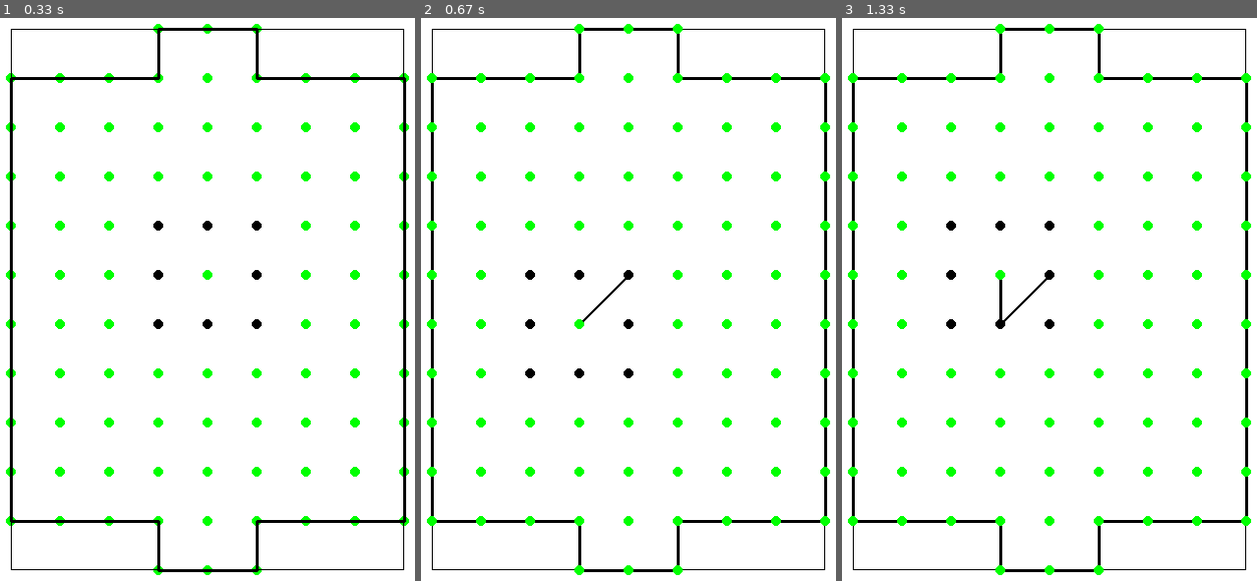
Above: before the commit, frames 1-3 (left to right).
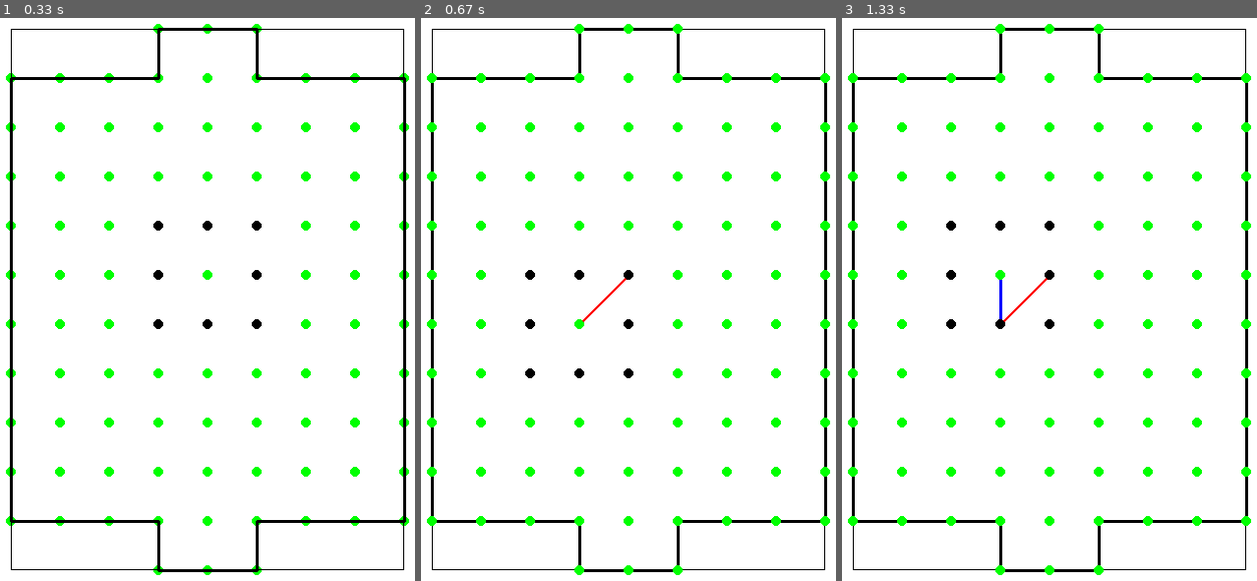
Above: after the commit, the same moments.

Repository: KWeselski/pygame_paper_soccer
Game: pygame game, started from main.py
Two runs of this game, one before a commit and one after it. Both use one fixed random seed, a clock stepped at 60 frames per second and the inputs below.
Inputs (mouse positions are in pixels of both pictures, inside the frame that each line leads up to):
- Up to frame 1 (0.33 s): no input
- Up to frame 2 (0.67 s): click (578, 322) at 0.38 s
- Up to frame 3 (1.33 s): click (1003, 271) at 0.72 s

Frame 1 is identical in both runs. In frame 2, less than 0.1% of the frame differs, in the area x 38-50%, y 46-55%; in frame 3, 0.1%, in the area x 37-50%, y 46-55%.

Commit message:
Add players and turn, Add goals

Diff:
--- a/main.py
+++ b/main.py
@@ -7,14 +7,22 @@
     def draw_point(self,cords,color):
         point = pygame.draw.circle(DISPLAYSURF,color,(cords[0],cords[1]),5)
 
-    def __init__(self,cords=(0,0),checked=False,point_pos=pygame.Rect,pointradius=pygame.Rect):
+    def __init__(self,cords=(0,0),checked=False,point_pos=pygame.Rect,pointradius=pygame.Rect,goalpoint=False):
         self.cords = cords
         self.checked = checked
         self.point_pos = point_pos
         self.point_radius = pointradius
+        self.goalpoint=goalpoint
 
     def __repr__(self):
         return(str(self.cords))
+
+class Player():
+
+    def __init__(self,name,color,turn=False):
+        self.name = name
+        self.color = color
+        self.turn = turn
 
 
 
@@ -48,7 +56,7 @@
 
 POINTS_pos = []
 LINES = []
-
+PLAYERS = []
 
 DISPLAYSURF.fill(WHITE)
 
@@ -62,10 +70,12 @@
     right_side_idx = [y for y in range(86,96)]
     down_side_idx = [9,19,29,40,41,53,65,64,75,85,95]
     up_side_idx = [0,10,20,31,30,42,54,55,66,76,86]
+
     draw_line_in_court(left_side_idx)
     draw_line_in_court(right_side_idx)
     draw_line_unsorted_in_court(up_side_idx)
     draw_line_unsorted_in_court(down_side_idx)
+
 
 def draw_line_unsorted_in_court(list_):
     points_in = []
@@ -92,7 +102,15 @@
             pygame.draw.line(DISPLAYSURF,BLACK,line[0],line[1],3)
             LINES.append(line)
 
+def draw_goal_points(z,i,list_):
+    for point in enumerate(POINTS_pos):
+        if (z,i) in list_:
+            point.goalpoint = True
+
+
+
 def draw_points():
+    goal_points_idx = [(1,4),(1,5),(1,6)]
     cnt = 0
     for i in range(1,boardwidth+2):
         for z in range(1,boardheight+2):
@@ -107,10 +125,16 @@
                 point_p =pygame.draw.circle(DISPLAYSURF,GREEN,(size*i,size*z),5)
             x = (size*i,size*z)
 
-            POINTS_pos.append(Points(cords=x,point_pos=point_p,pointradius=point_radius))
+            if (z,i) in goal_points_idx:
+                POINTS_pos.append(Points(cords=x,point_pos=point_p,pointradius=point_radius,goalpoint=True))
+
+            else:
+                POINTS_pos.append(Points(cords=x,point_pos=point_p,pointradius=point_radius))
+
             cnt+=1
         cnt -= 1
     pygame.draw.rect(DISPLAYSURF,BLACK,[size,size,boardwidth*size,boardheight*size],1)
+
 
 
 def clear_display(points_):
@@ -149,10 +173,22 @@
 
     return near_n
 
+def change_turn():
+    if player1.turn == False:
+        player2.turn=False
+        player1.turn=True
+        print('Tura dla: ',player1.name)
+    else:
+        player1.turn=False
+        player2.turn=True
+        print('Tura dla: ', player2.name)
+
+
+
 def pick_another_point(point_x):
     neigh = find_near_points(point_x)
     mouse_cords = (mouse_x,mouse_y)
-
+    active_player=None
     for obj in neigh:
         if obj.point_radius.collidepoint(mouse_cords):
             obj.checked = True
@@ -169,21 +205,41 @@
             if (line[0],line[1]) in LINES or (line[1],line[0]) in LINES:
                 print('Ta linia juz istnieje')
             else:
-                pygame.draw.line(DISPLAYSURF,BLACK,line[0],line[1],3)
+                for x in PLAYERS:
+                    if x.turn == True:
+                        active_player = x
+                pygame.draw.line(DISPLAYSURF,active_player.color,line[0],line[1],3)
+                print(obj.goalpoint)
+                if obj.goalpoint == True:
+                    print('GAME ENDED: PLAYER: ',active_player.name + ' WON!')
                 LINES.append(line)
                 for x in POINTS_pos:
                     if x.cords == end_point:
                         current_point = x
-
                         clear_display(POINTS_pos)
                         find_near_points(current_point.point_pos)
+                        change_turn()
                         return current_point.point_pos
     current_point = point_x
     return current_point
 
+def print_goal_points():
+    i=0
+    for idx,point in enumerate(POINTS_pos):
+        if point.goalpoint==True:
+            print(idx,point)
+        else:
+            i+=1
+    print(i)
+
 while True:
 
     if not POINTS_pos:
+        player1 = Player('Jacek',RED)
+        player2 = Player('Robert',BLUE)
+        PLAYERS.append(player1)
+        PLAYERS.append(player2)
+        player1.turn = True
         BALL = (250,300) #Startowa pozycja
         draw_points() #Rozrysuj punkty i in radius aby były łatwiejsze do wybierania
         draw_court(POINTS_pos)
@@ -199,9 +255,9 @@
         elif event.type == MOUSEMOTION:
             mouse_x, mouse_y = event.pos
         elif event.type == MOUSEBUTTONUP:
-            #isClicked=True
             current_point = pick_another_point(current_point)
+
         elif event.type == KEYDOWN:
-            check_index()
+            print_goal_points()
 
     pygame.display.update()
